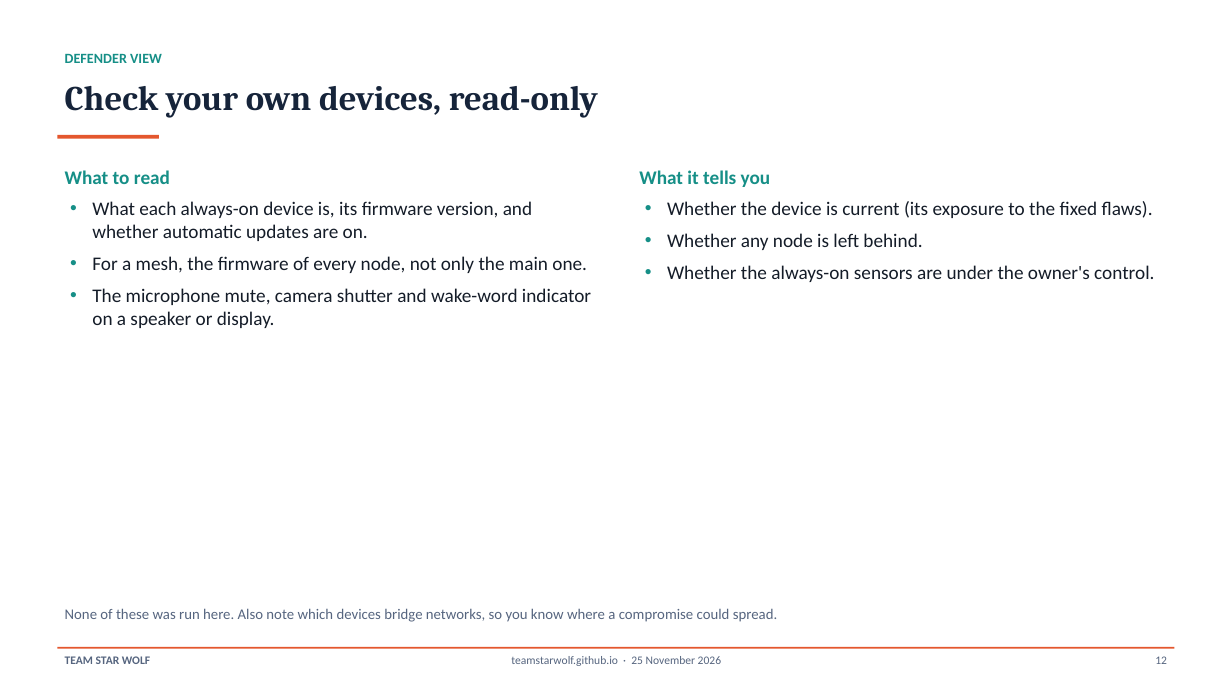
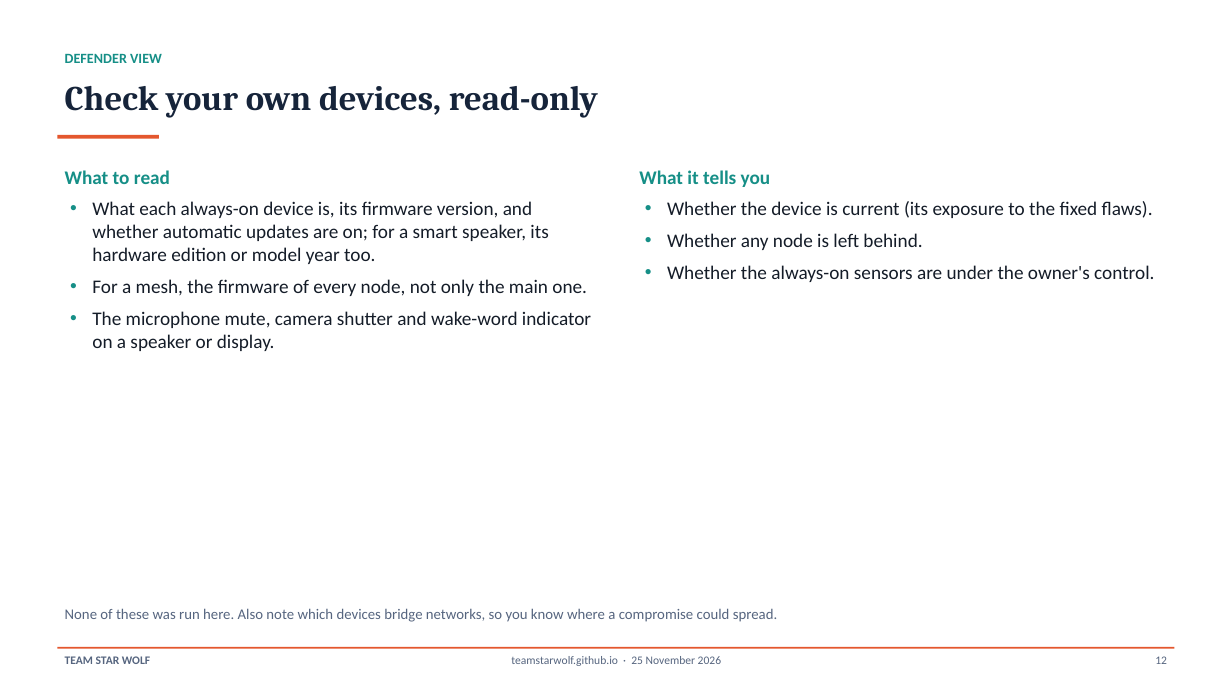
Before and after one commit to TeamStarWolf/TeamStarWolf, a slide deck: slide 12 of case-studies/slides/Mesh_Thread_Home_Network_Case_Study.pptx. Drawn at 1232x693 pixels with LibreOffice and Linux fonts; fonts in the diff are those of the drawing. Boxes give left, top, right and bottom in pixels: in the first picture for what was removed or moved away, otherwise in the second. Text is boxed around its words. In the diff, an @@ line names an element or a change of style, - is before the commit and + after.

```diff
--- a/case-studies/slides/Mesh_Thread_Home_Network_Case_Study.pptx
+++ b/case-studies/slides/Mesh_Thread_Home_Network_Case_Study.pptx
@@ text at box(92, 201, 548, 264): text changed @@
-• What each always-on device is, its firmware version, and whether automatic updates are on.
+• What each always-on device is, its firmware version, and whether automatic updates are on; for a smart speaker, its hardware edition or model year too.
```
Also in this commit, not shown: 1 other slide changed, 1 other file.
